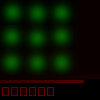
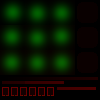
Layers edited between the first and the second w=100, h=100 image:
hid "Calque 11" over left=30, top=80, right=84, bottom=83
hid "Calque 10" over left=0, top=80, right=30, bottom=83
hid "Calque 2" over left=0, top=75, right=100, bottom=79
removed layer "Calque 1" over left=0, top=0, right=100, bottom=90
added layer "Layer 11" above "Layer 10" over left=57, top=87, right=96, bottom=90
added layer "Layer 10" above "Layer 9" over left=25, top=81, right=64, bottom=84
added layer "Layer 9" above "Layer 8" over left=2, top=81, right=46, bottom=84
added layer "Layer 8" above "Layer 3" over left=2, top=77, right=98, bottom=80
added layer "Layer 3" over left=0, top=0, right=100, bottom=90
